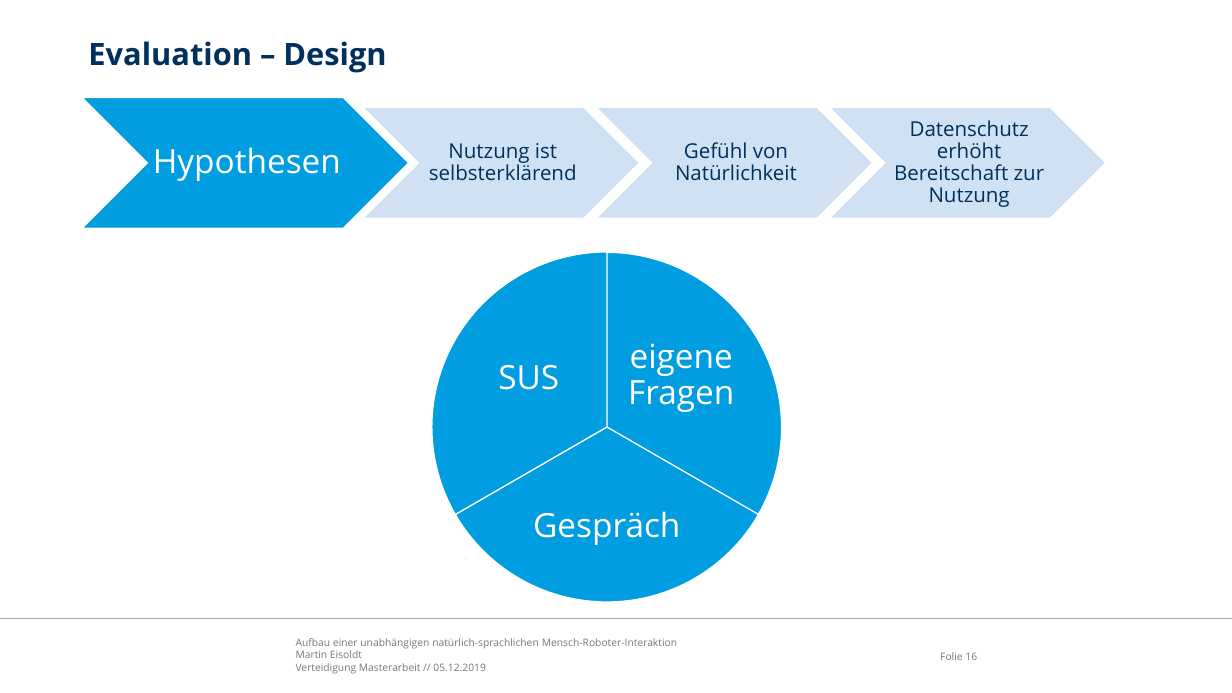
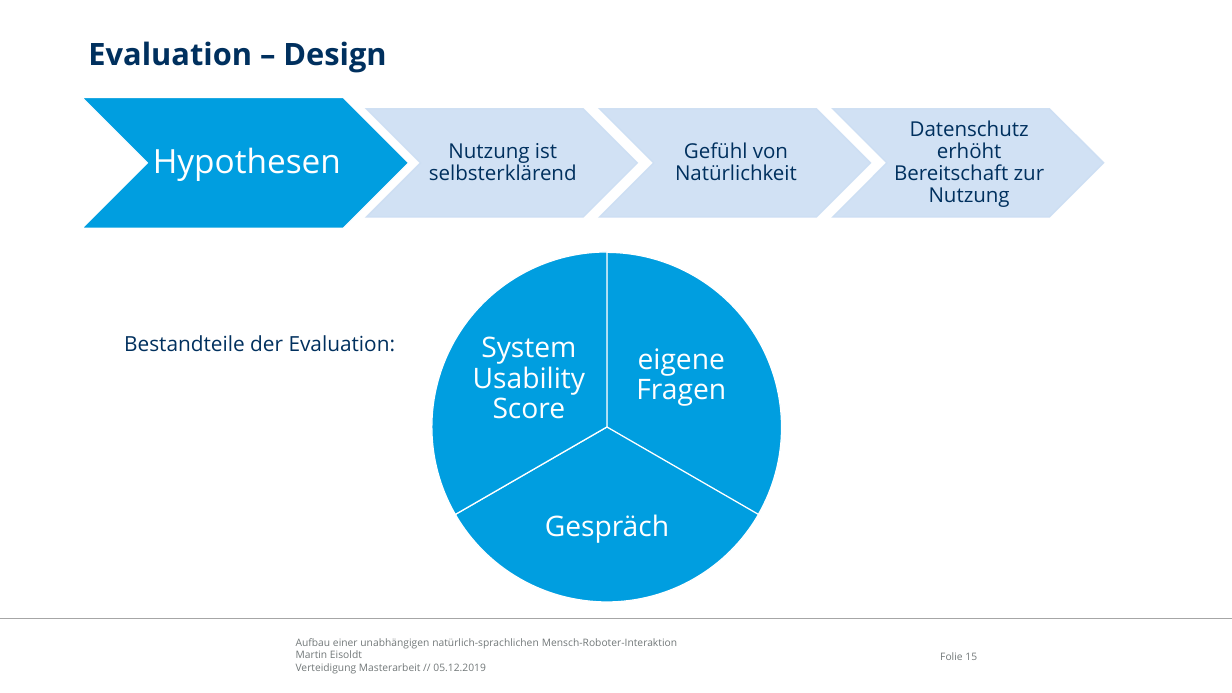
Before and after one commit to edegeyer/masterarbeit, a slide deck: slide 15 of verteidigung/verteidigung.pptx (slide 16 before the commit). Drawn at 1232x693 pixels with LibreOffice and Linux fonts; fonts in the diff are those of the drawing; background and template pictures are left out. Boxes give left, top, right and bottom in pixels: in the first picture for what was removed or moved away, otherwise in the second. Text is boxed around its words. In the diff, an @@ line names an element or a change of style, - is before the commit and + after.

```diff
--- a/verteidigung/verteidigung.pptx
+++ b/verteidigung/verteidigung.pptx
@@ text "eigene Fragen" at [636,348,726,406]: size 26 to 22 pt; less space between paragraphs @@
@@ text added at [124,335,396,352], 16.2 pt, text #00305E @@
+Bestandteile der Evaluation:
@@ text at [473,336,585,419]: text changed; size 26 to 22 pt @@
-SUS
+System Usability Score
@@ text "Gespräch" at [545,514,669,543]: size 26 to 22 pt; less space between paragraphs @@
```
Also in this commit, not shown: 4 other slides changed, 2 slides added, 3 slides removed.
